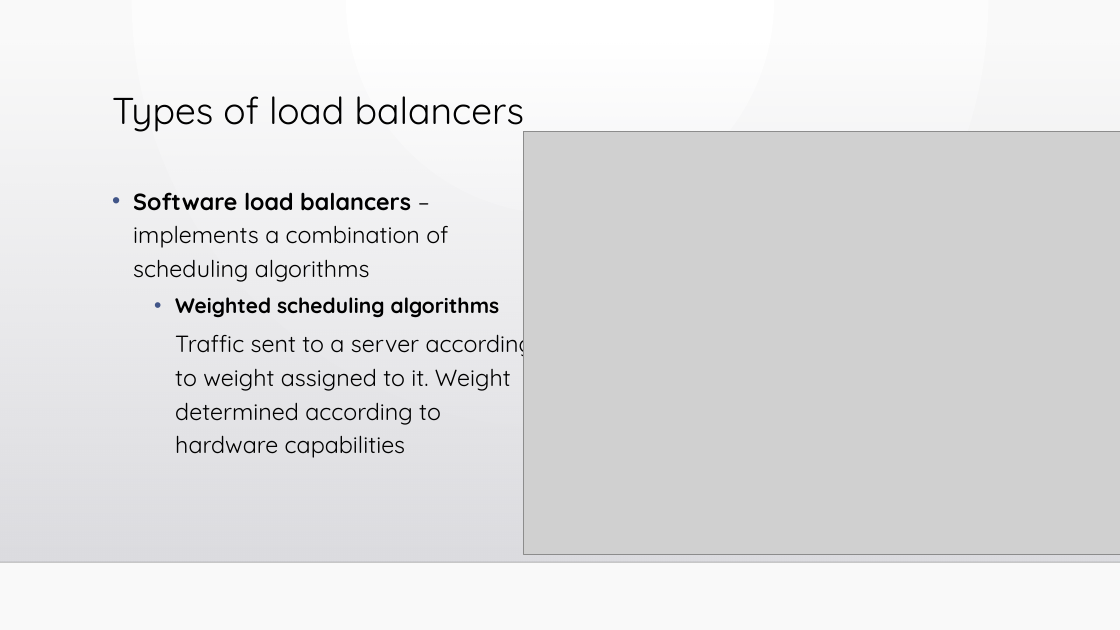
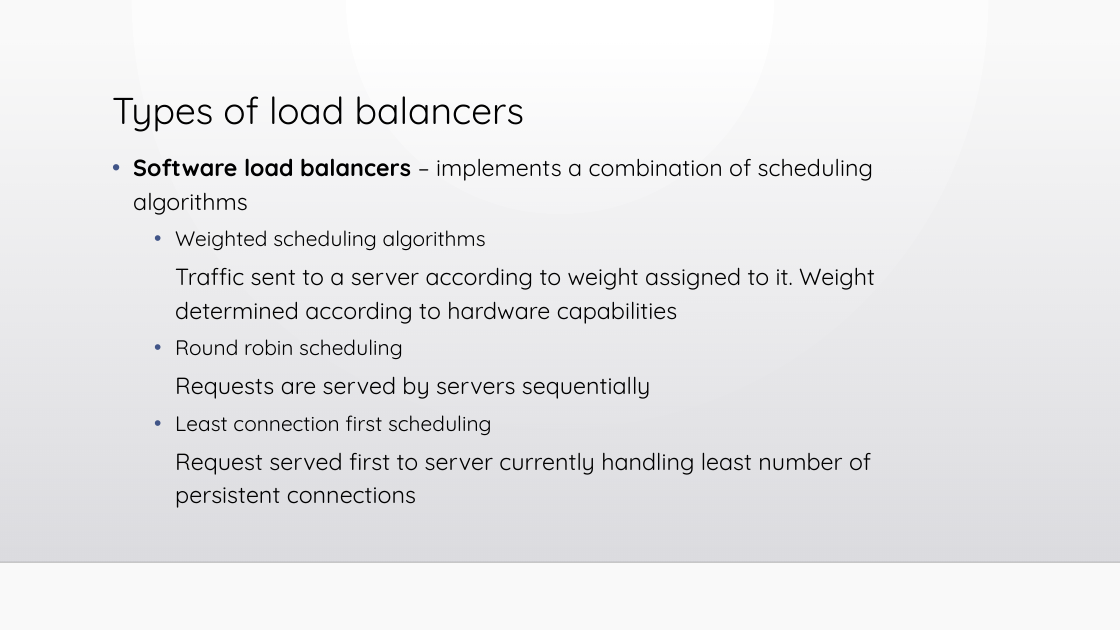
Before and after one commit to Shishir-Kul-012426401/DistributedSystems, a slide deck: slide 3 of Homework 9 - Distributed Applications/load_balancer.pptx (slide 5 before the commit). Drawn at 1120x630 pixels with LibreOffice and Linux fonts; fonts in the diff are those of the drawing; grey boxes stand for pictures; background and template pictures are left out. Boxes give left, top, right and bottom in pixels: in the first picture for what was removed or moved away, otherwise in the second. Text is boxed around its words. In the diff, an @@ line names an element or a change of style, - is before the commit and + after.

```diff
--- a/Homework 9 - Distributed Applications/load_balancer.pptx
+++ b/Homework 9 - Distributed Applications/load_balancer.pptx
@@ text "Software load balancers – implements ...": place and size @@
-text "Software load balancers – implements ..." at [133,192,534,458]
+text "Software load balancers – implements ..." at [133,158,875,508]
@@ picture removed at [523,132,1120,555] @@
@@ text at [175,230,486,251]: bold off in "Weighted scheduling algorithms" @@
@@ text at [175,339,871,508]: paragraphs added @@
+  • Round robin scheduling
+  Requests are served by servers sequentially
+  • Least connection first scheduling
+  Request served first to server currently handling least number of persistent connections
```
Also in this commit, not shown: 4 other slides changed, 1 slide added, 8 slides removed.
